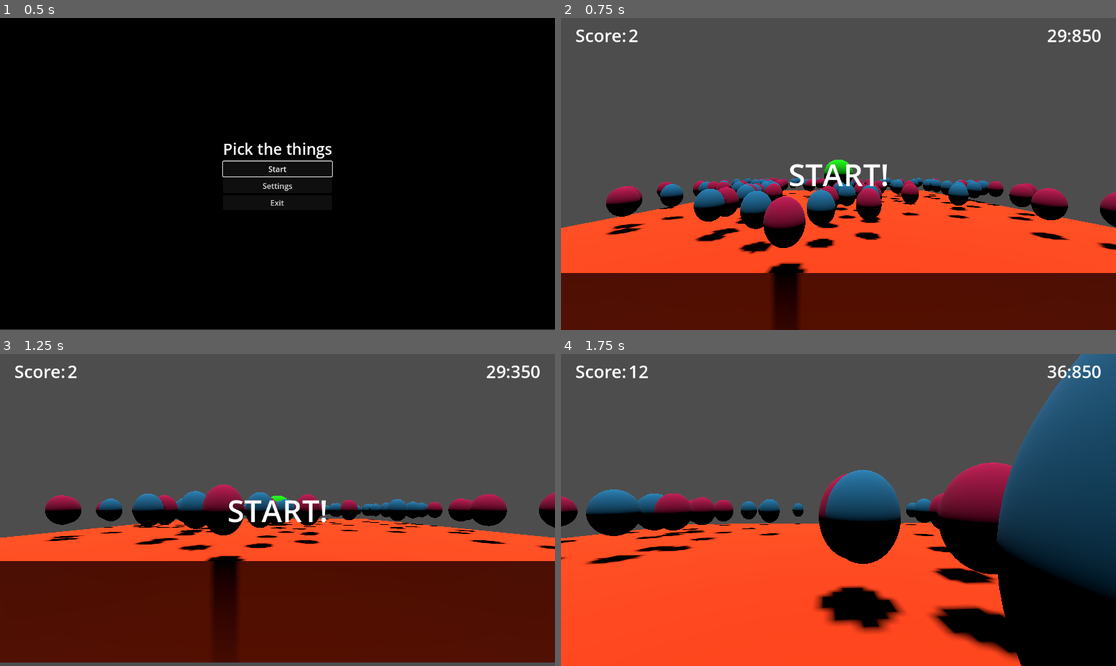
Above: before the commit, frames 1-4 (two rows, left to right).
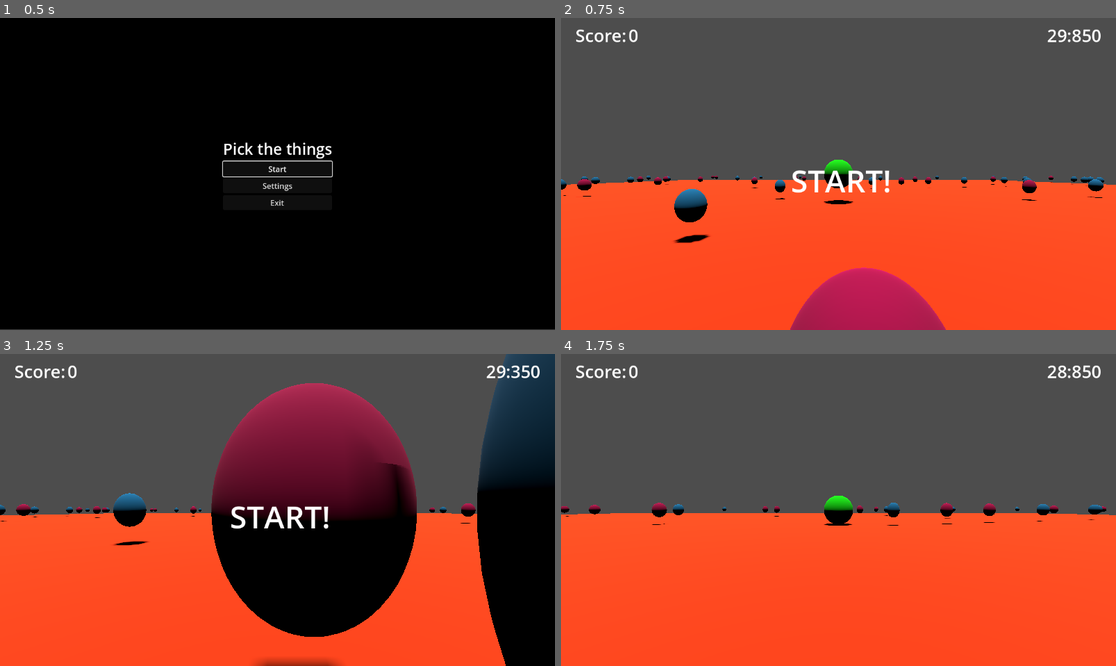
Above: after the commit, the same moments.

Repository: tfcb93/pick-up-the-things
Game: Godot game, scene res://Scenes/Start_screen.tscn
Same seed, same stepped clock (60 frames per second), same inputs: the game is played once before the commit and once after it.
Inputs (mouse positions are in pixels of both pictures, inside the frame that each line leads up to):
- Up to frame 1 (0.5 s): no input
- Up to frame 2 (0.75 s): click "Start" at 0.5 s
- Up to frame 3 (1.25 s): no input
- Up to frame 4 (1.75 s): move the mouse to (866, 510) at 1.27 s; hold Up (move_forward) from 1.28 s (still down)

Frame 1 is identical in both runs. In frame 2, 32% of the frame differs, in the area x 0-100%, y 3-100%; in frame 3, 63%, in the area x 0-100%, y 0-100%; in frame 4, 33%.

Commit message:
Blocks the player to open the pause menu when finishing the game; Adds a small description with player's score bellow the win/lose text

Diff:
--- a/Scenes/End_menu.tscn
+++ b/Scenes/End_menu.tscn
@@ -22,4 +22,5 @@
 text = "Exit"
 
 [connection signal="pressed" from="BoxContainer/restart" to="." method="_on_restart_pressed"]
+[connection signal="visibility_changed" from="BoxContainer/restart" to="." method="_on_restart_visibility_changed"]
 [connection signal="pressed" from="BoxContainer/exit" to="." method="_on_exit_pressed"]
--- a/Scenes/Ground.tscn
+++ b/Scenes/Ground.tscn
@@ -23,7 +23,6 @@
 [node name="Ground" type="StaticBody3D"]
 transform = Transform3D(1, 0, 0, 0, 1, 0, 0, 0, 1, 0, -1, 0)
 script = ExtResource("1_ljq8b")
-floorSize = Vector3(10, 1, 10)
 
 [node name="CollisionShape3D" type="CollisionShape3D" parent="."]
 shape = SubResource("BoxShape3D_kejco")
--- a/Scenes/Window_text.tscn
+++ b/Scenes/Window_text.tscn
@@ -1,14 +1,17 @@
-[gd_scene load_steps=3 format=3 uid="uid://b3t2i61kitfa6"]
+[gd_scene load_steps=4 format=3 uid="uid://b3t2i61kitfa6"]
 
 [ext_resource type="Script" path="res://Scripts/Window_Text.gd" id="1_53qqn"]
 
 [sub_resource type="LabelSettings" id="LabelSettings_who8i"]
 font_size = 64
 
+[sub_resource type="LabelSettings" id="LabelSettings_4tev6"]
+font_size = 32
+
 [node name="WindowText" type="CanvasLayer"]
 script = ExtResource("1_53qqn")
 
-[node name="BoxContainer" type="BoxContainer" parent="."]
+[node name="BoxContainer" type="VBoxContainer" parent="."]
 anchors_preset = 8
 anchor_left = 0.5
 anchor_top = 0.5
@@ -16,13 +19,21 @@
 anchor_bottom = 0.5
 offset_left = -20.0
 offset_top = -20.0
-offset_right = 20.0
-offset_bottom = 20.0
+offset_right = 31.0
+offset_bottom = 95.0
 grow_horizontal = 2
 grow_vertical = 2
+alignment = 1
 
 [node name="Label" type="Label" parent="BoxContainer"]
 layout_mode = 2
 label_settings = SubResource("LabelSettings_who8i")
+horizontal_alignment = 1
+
+[node name="final_score" type="Label" parent="BoxContainer"]
+layout_mode = 2
+label_settings = SubResource("LabelSettings_4tev6")
+horizontal_alignment = 1
 
 [node name="TextTimer" type="Timer" parent="."]
+one_shot = true
--- a/Scripts/CameraPivot.gd
+++ b/Scripts/CameraPivot.gd
@@ -11,7 +11,7 @@
 	# this is necessary, otherwise the camera will move
 	set_as_top_level(true);
 
-func _process(delta):
+func _process(_delta: float) -> void:
 	if not WorldGlobals.timeIsOut and not WorldGlobals.gameIsStop:
 		_camera_movement();
 	else:
--- a/Scripts/Collectable.gd
+++ b/Scripts/Collectable.gd
@@ -16,7 +16,7 @@
 
 func _on_body_entered(body):
 	if (body.name == 'Player'):
-		Events.emit_signal("_collectable_picked");
+		Events.emit_signal("collectable_picked");
 		if addTime != 0:
 			Events.emit_signal("_add_time",addTime);
 		WorldGlobals.totalCollected += 1;
--- a/Scripts/Collectables_list.gd
+++ b/Scripts/Collectables_list.gd
@@ -22,7 +22,3 @@
 		add_child(new_collectable);
 		if add_time != 0:
 			new_collectable.change_add_time(add_time);
-
-
-func _process(delta):
-	pass
--- a/Scripts/End_menu.gd
+++ b/Scripts/End_menu.gd
@@ -14,3 +14,8 @@
 
 func _on_restart_pressed() -> void:
 	Events.emit_signal("_restart_game");
+
+
+func _on_restart_visibility_changed() -> void:
+	if visible == true and restart:
+		restart.grab_focus();
--- a/Scripts/Events.gd
+++ b/Scripts/Events.gd
@@ -1,33 +1,19 @@
 extends Node;
 
-# signal for when a collectable is picked
-signal _collectable_picked;
+signal collectable_picked;
 
-#
 signal _count_down_start;
-
 signal _count_down_end;
 
-# start timer of the game
 signal _timer_start;
+signal _timer_end;
+signal _add_time(time);
 
-# after finished everything, dispatch the timerEnd event
-signal _timer_end;
-
-# Win event
 signal _win;
-
-# Lose event
 signal _lose;
-
 signal _game_stop;
-
 
 signal _restart_game;
 
-signal _add_time(time);
-
-
 signal _is_paused;
-
 signal _is_unpaused;
--- a/Scripts/Game.gd
+++ b/Scripts/Game.gd
@@ -9,12 +9,11 @@
 	Events.connect("_game_stop", _on_game_stop);
 	Events.connect("_restart_game", _on_game_restart);
 	pause_screen.visible = false;
-	Input.mouse_mode = 2;
+	Input.mouse_mode = Input.MOUSE_MODE_CAPTURED;
 
-func _process(delta: float) -> void:
+func _process(_delta: float) -> void:
 	# Detect if it's in game and open the menu screen
-	if Input.is_action_just_pressed("pause"):
-		print("pause button pressed");
+	if Input.is_action_just_pressed("pause") and not WorldGlobals.gameIsStop:
 		isPaused = not isPaused;
 		print(isPaused);
 		if isPaused == true:
@@ -28,16 +27,16 @@
 func _on_pause() -> void:
 	Events.emit_signal("_is_paused");
 	get_tree().paused = true;
-	Input.mouse_mode = 0;
+	Input.mouse_mode = Input.MOUSE_MODE_VISIBLE;
 
 func _on_unpause() -> void:
 	get_tree().paused = false;
 	isPaused = false;
-	Input.mouse_mode = 2;
+	Input.mouse_mode = Input.MOUSE_MODE_CAPTURED;
 	pause_screen.visible = false;
 
 func _on_game_stop() -> void:
-	Input.mouse_mode = 0;
+	Input.mouse_mode = Input.MOUSE_MODE_VISIBLE;
 
 func _on_game_restart() -> void:
-	Input.mouse_mode = 2;
+	Input.mouse_mode = Input.MOUSE_MODE_CAPTURED;
--- a/Scripts/Ground.gd
+++ b/Scripts/Ground.gd
@@ -48,4 +48,5 @@
 
 
 func _on_restart_game() -> void:
+	collectableList.queue_free();
 	create_collectable_field(Vector2(floorSize.x, floorSize.z));
--- a/Scripts/Main.gd
+++ b/Scripts/Main.gd
@@ -10,7 +10,7 @@
 	endMenu.visible = false;
 	start_game();
 
-func _process(delta: float) -> void:
+func _process(_delta: float) -> void:
 	if(WorldGlobals.totalCollected == WorldGlobals.totalCollectables):
 		Events.emit_signal("_win");
 		WorldGlobals.gameIsStop = true;
--- a/Scripts/Player.gd
+++ b/Scripts/Player.gd
@@ -6,7 +6,7 @@
 
 @onready var camera_pivot = $CameraPivot;
 
-func _process(delta):
+func _process(_delta : float) -> void:
 	camera_pivot.position = position;
 
 func _physics_process(delta: float) -> void:
@@ -15,7 +15,7 @@
 	if not WorldGlobals.timeIsOut:
 		_movement(delta);
 
-func _movement(delta: float) -> void:
+func _movement(_delta: float) -> void:
 	if not WorldGlobals.gameIsStop:
 		var input_dir := Input.get_vector("move_left","move_right", "move_forward", "move_back")
 		var direction := (transform.basis * Vector3(input_dir.x, 0, input_dir.y)).normalized()
--- a/Scripts/UI.gd
+++ b/Scripts/UI.gd
@@ -5,13 +5,13 @@
 @onready var timerLabel := $"HBoxContainer2/Text - Timer";
 
 func _ready() -> void:
-	Events._collectable_picked.connect(increase_score);
+	Events.connect("collectable_picked", increase_score);
 	Events._timer_start.connect(start_timer);
 	Events._add_time.connect(_on_add_time);
 	Events.connect("_game_stop", _on_game_stop);
 	runTimer.timeout.connect(game_stop);
 
-func _process(delta: float) -> void:
+func _process(_delta: float) -> void:
 	if not runTimer.is_stopped():
 		set_timer_text();
 
--- a/Scripts/Window_Text.gd
+++ b/Scripts/Window_Text.gd
@@ -3,11 +3,13 @@
 
 @onready var timer := $TextTimer;
 @onready var label := $BoxContainer/Label;
+@onready var final_score: Label = $BoxContainer/final_score
 
 func _ready() -> void:
 	Events._timer_start.connect(start_game);
-	Events._win.connect(win_text);
-	Events._lose.connect(lose_text);
+	Events.connect("_restart_game", _on_restart_game);
+	Events.connect("_win", _on_win);
+	Events.connect("_lose", _on_lose);
 	timer.timeout.connect(clean_label);
 
 
@@ -15,13 +17,17 @@
 	label.text = "START!";
 	timer.start(1);
 
-func win_text() -> void:
+func _on_win() -> void:
 	label.text = "YOU WIN!";
-	timer.start(5);
+	final_score.text = "Your final score is: %d" % PlayerGlobals.score;
 
-func lose_text() -> void:
+func _on_lose() -> void:
 	label.text = "YOU LOSE!";
-	timer.start(5);
+	final_score.text = "Your final score is: %d" % PlayerGlobals.score;
+
+func _on_restart_game() -> void:
+	label.text = "";
+	final_score.text = "";
 
 func clean_label() -> void:
 	label.text = "";
--- a/project.godot
+++ b/project.godot
@@ -20,6 +20,10 @@
 Events="*res://Scripts/Events.gd"
 PlayerGlobals="*res://Scripts/PlayerGlobals.gd"
 WorldGlobals="*res://Scripts/WorldGlobals.gd"
+
+[debug]
+
+gdscript/warnings/unused_signal=0
 
 [input]
 
